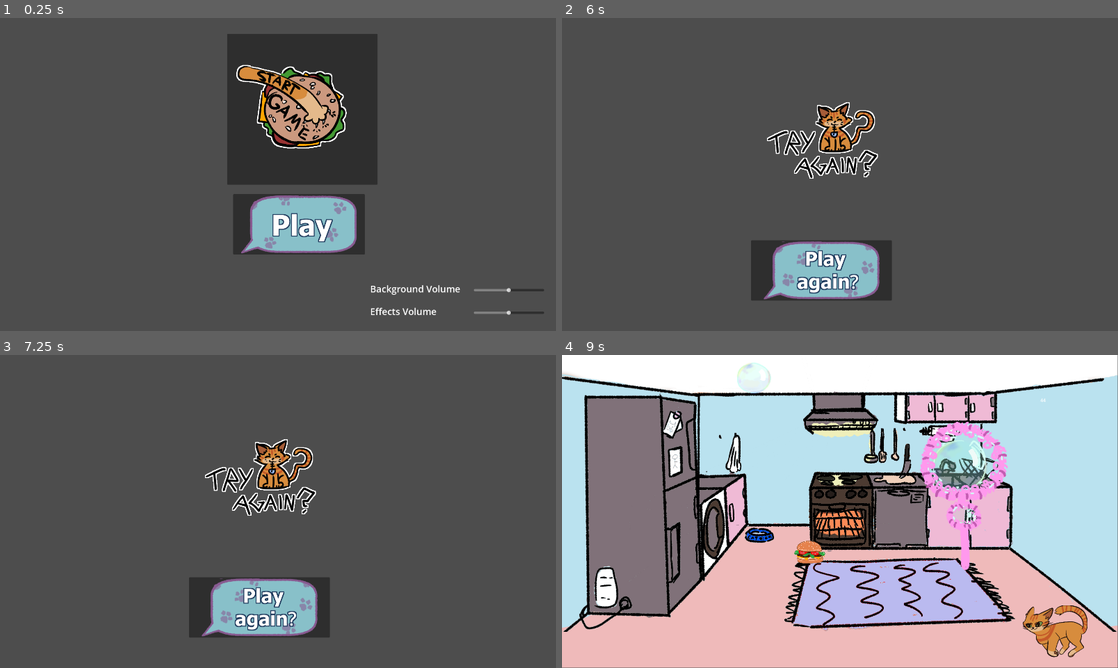
Above: before the commit, frames 1-4 (two rows, left to right).
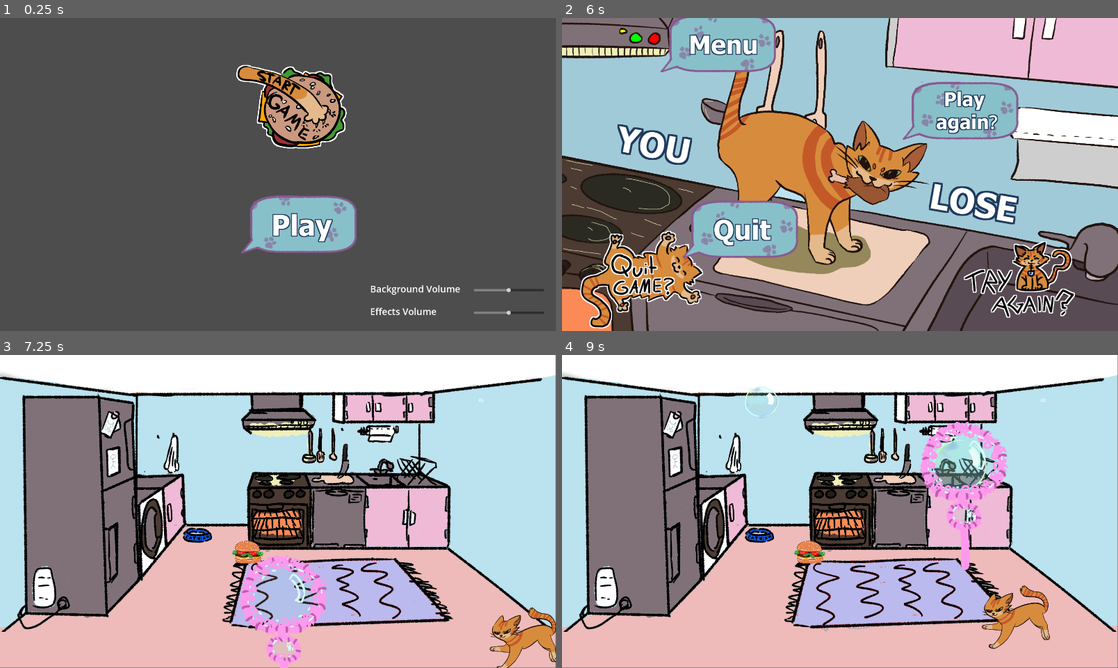
Above: after the commit, the same moments.

Repository: LuckyDiamond2/GGJ2025-Snack-attack-Bubble-Trouble
Game: Godot game, scene res://scenes/title_screen.tscn
Two runs of this game, one before a commit and one after it. Both use one fixed random seed, a clock stepped at 60 frames per second and the inputs below.
Inputs (mouse positions are in pixels of both pictures, inside the frame that each line leads up to):
- Up to frame 1 (0.25 s): no input
- Up to frame 2 (6 s): click (862, 224) at 0.5 s; move the mouse to (962, 158) at 1.27 s; click (962, 158) at 1.42 s; move the mouse to (728, 190) at 2.02 s; click (728, 190) at 2.17 s; move the mouse to (895, 105) at 2.77 s; click (895, 105) at 2.92 s; move the mouse to (812, 237) at 3.52 s; click (812, 237) at 3.67 s; move the mouse to (1006, 221) at 4.27 s; click (1006, 221) at 4.42 s; move the mouse to (673, 127) at 5.02 s; click (673, 127) at 5.17 s; move the mouse to (867, 174) at 5.77 s; click (867, 174) at 5.92 s
- Up to frame 3 (7.25 s): click (455, 621) at 6.52 s
- Up to frame 4 (9 s): click (823, 608) at 7.27 s; move the mouse to (756, 433) at 8.02 s; click (756, 433) at 8.17 s; move the mouse to (962, 495) at 8.77 s; click (962, 495) at 8.92 s

The runs differ from the first frame. In frame 1, 11% of the frame differs, in the area x 40-68%, y 5-76%; in frame 2, 94%; in frame 3, 99%, in the area x 0-100%, y 0-100%; in frame 4, 2.4%.

Commit message:
worked on the screen management, not finished

Diff:
--- a/scenes/loose_screen.tscn
+++ b/scenes/loose_screen.tscn
@@ -1,23 +1,68 @@
-[gd_scene load_steps=4 format=3 uid="uid://cke768xeg101o"]
+[gd_scene load_steps=8 format=3 uid="uid://cke768xeg101o"]
 
 [ext_resource type="Script" path="res://scripts/loose_screen.gd" id="1_u12cf"]
-[ext_resource type="Texture2D" uid="uid://dyed250xfmc8w" path="res://assets/other/T_PlayAgain.png" id="2_hskkp"]
-[ext_resource type="Texture2D" uid="uid://cgvj4bx2fhd8i" path="res://assets/other/T_TryAgainButton.png" id="3_gwijp"]
+[ext_resource type="Texture2D" uid="uid://dk111jiqq1lpt" path="res://assets/other/T_PlayAgain.png" id="2_hskkp"]
+[ext_resource type="Texture2D" uid="uid://qb0qg302xvex" path="res://assets/background/T_YouLose2.png" id="2_nw4xe"]
+[ext_resource type="Texture2D" uid="uid://nmde3rd338ky" path="res://assets/other/T_TryAgainButton.png" id="3_gwijp"]
+[ext_resource type="Texture2D" uid="uid://dgu03qlkn5luw" path="res://assets/other/T_QuitB.png" id="6_mw06b"]
+[ext_resource type="Texture2D" uid="uid://x5wtsfuclfoh" path="res://assets/other/T_MenuB.png" id="7_k0bav"]
+[ext_resource type="Texture2D" uid="uid://cxdo6hcaf56fh" path="res://assets/other/T_QuitButton.png" id="7_wli7m"]
 
 [node name="LooseScreen" type="Node"]
 script = ExtResource("1_u12cf")
 
-[node name="TTryAgainButton" type="Sprite2D" parent="."]
-position = Vector2(898, 441)
-texture = ExtResource("3_gwijp")
+[node name="background" type="TextureRect" parent="."]
+offset_right = 40.0
+offset_bottom = 40.0
 
-[node name="PlayAgainButton" type="Button" parent="."]
-offset_left = 653.0
-offset_top = 767.0
-offset_right = 1139.0
-offset_bottom = 975.0
+[node name="YouLooseScreen" type="Sprite2D" parent="background"]
+position = Vector2(960, 540)
+texture = ExtResource("2_nw4xe")
+
+[node name="TTryAgainButton" type="Button" parent="."]
+offset_left = 1318.0
+offset_top = 660.0
+offset_right = 1838.0
+offset_bottom = 1180.0
+icon = ExtResource("3_gwijp")
+flat = true
+
+[node name="QuitGameButton" type="Button" parent="."]
+offset_left = 27.0
+offset_top = 654.0
+offset_right = 547.0
+offset_bottom = 1174.0
+icon = ExtResource("7_wli7m")
+flat = true
+
+[node name="PlayAgainBubbleButton" type="Button" parent="."]
+offset_left = 1133.0
+offset_top = 216.0
+offset_right = 1619.0
+offset_bottom = 424.0
 theme_override_font_sizes/font_size = 100
 icon = ExtResource("2_hskkp")
+flat = true
 icon_alignment = 1
 
-[connection signal="pressed" from="PlayAgainButton" to="." method="_on_play_again_button_pressed"]
+[node name="QuitGameBubbleButton" type="Button" parent="."]
+offset_left = 411.0
+offset_top = 625.0
+offset_right = 819.0
+offset_bottom = 833.0
+icon = ExtResource("6_mw06b")
+flat = true
+
+[node name="MenuBubbleButton" type="Button" parent="."]
+offset_left = 335.0
+offset_top = -16.0
+offset_right = 743.0
+offset_bottom = 192.0
+icon = ExtResource("7_k0bav")
+flat = true
+
+[connection signal="pressed" from="TTryAgainButton" to="." method="_on_t_try_again_button_pressed"]
+[connection signal="pressed" from="QuitGameButton" to="." method="_on_quit_game_button_pressed"]
+[connection signal="pressed" from="PlayAgainBubbleButton" to="." method="_on_play_again_button_pressed"]
+[connection signal="pressed" from="QuitGameBubbleButton" to="." method="_on_quit_game_bubble_button_pressed"]
+[connection signal="pressed" from="MenuBubbleButton" to="." method="_on_menu_bubble_button_pressed"]
--- a/scenes/title_screen.tscn
+++ b/scenes/title_screen.tscn
@@ -20,6 +20,7 @@
 offset_bottom = 816.0
 theme_override_font_sizes/font_size = 80
 icon = ExtResource("2_2a4il")
+flat = true
 icon_alignment = 1
 
 [node name="Playbutton2" type="Button" parent="."]
@@ -29,6 +30,7 @@
 offset_bottom = 575.0
 theme_override_font_sizes/font_size = 80
 icon = ExtResource("3_gag6i")
+flat = true
 icon_alignment = 1
 
 [node name="BGMVolume" type="Node" parent="."]
--- a/scenes/win_screen.tscn
+++ b/scenes/win_screen.tscn
@@ -1,6 +1,11 @@
-[gd_scene load_steps=3 format=3 uid="uid://bkpufb658r63q"]
+[gd_scene load_steps=8 format=3 uid="uid://bkpufb658r63q"]
 
-[ext_resource type="Texture2D" uid="uid://dyed250xfmc8w" path="res://assets/other/T_PlayAgain.png" id="1_747ey"]
+[ext_resource type="Texture2D" uid="uid://dk111jiqq1lpt" path="res://assets/other/T_PlayAgain.png" id="1_747ey"]
+[ext_resource type="Texture2D" uid="uid://dkys4iw0b6kma" path="res://assets/background/T_YouWinFin.png" id="1_xg6rx"]
+[ext_resource type="Texture2D" uid="uid://nmde3rd338ky" path="res://assets/other/T_TryAgainButton.png" id="2_oa8ve"]
+[ext_resource type="Texture2D" uid="uid://cxdo6hcaf56fh" path="res://assets/other/T_QuitButton.png" id="3_rr4mo"]
+[ext_resource type="Texture2D" uid="uid://dgu03qlkn5luw" path="res://assets/other/T_QuitB.png" id="5_o2l1n"]
+[ext_resource type="Texture2D" uid="uid://x5wtsfuclfoh" path="res://assets/other/T_MenuB.png" id="6_v41x5"]
 
 [sub_resource type="GDScript" id="GDScript_lqnby"]
 script/source = "extends Node
@@ -16,22 +21,95 @@
 	pass
 
 
+# play again button
 func _on_play_again_button_pressed() -> void:
+	playAgain()
+
+# try again button
+func _on_t_try_again_button_pressed() -> void:
+	playAgain()
+
+func playAgain() -> void:
 	get_tree().change_scene_to_file(\"res://scenes/game_screen.tscn\")
-	print(\"pressed 'Play Again'\")
+	print(\"pressed 'Play Again' from win screen\")
+
+
+# quit game button
+func _on_quit_game_button_pressed() -> void:
+	quitGame()
+
+func _on_quit_game_bubble_button_pressed() -> void:
+	quitGame()
+
+func quitGame() -> void:
+	print(\"quit game from win screen\")
+	get_tree().quit()
+
+
+func _on_menu_bubble_button_pressed() -> void:
+	toMenu()
+
+func toMenu() -> void:
+	get_tree().change_scene_to_file(\"res://scenes/title_screen.tscn\")
+	print(\"pressed 'Menu' from win screen\")
 "
 
 [node name="WinScreen" type="Node"]
 script = SubResource("GDScript_lqnby")
 
+[node name="background" type="TextureRect" parent="."]
+offset_right = 40.0
+offset_bottom = 40.0
+
+[node name="Sprite2D" type="Sprite2D" parent="background"]
+position = Vector2(960, 540)
+texture = ExtResource("1_xg6rx")
+
 [node name="PlayAgainButton" type="Button" parent="."]
-offset_left = 653.0
-offset_top = 767.0
-offset_right = 1139.0
-offset_bottom = 975.0
+offset_left = 1238.0
+offset_top = 151.0
+offset_right = 1724.0
+offset_bottom = 359.0
 theme_override_font_sizes/font_size = 100
 text = "  "
 icon = ExtResource("1_747ey")
+flat = true
 icon_alignment = 1
 
+[node name="TTryAgainButton" type="Button" parent="."]
+offset_left = 1318.0
+offset_top = 660.0
+offset_right = 1838.0
+offset_bottom = 1180.0
+icon = ExtResource("2_oa8ve")
+flat = true
+
+[node name="QuitGameButton" type="Button" parent="."]
+offset_left = 27.0
+offset_top = 654.0
+offset_right = 547.0
+offset_bottom = 1174.0
+icon = ExtResource("3_rr4mo")
+flat = true
+
+[node name="QuitGameBubbleButton" type="Button" parent="."]
+offset_left = 411.0
+offset_top = 625.0
+offset_right = 819.0
+offset_bottom = 833.0
+icon = ExtResource("5_o2l1n")
+flat = true
+
+[node name="MenuBubbleButton" type="Button" parent="."]
+offset_left = 335.0
+offset_top = -16.0
+offset_right = 743.0
+offset_bottom = 192.0
+icon = ExtResource("6_v41x5")
+flat = true
+
 [connection signal="pressed" from="PlayAgainButton" to="." method="_on_play_again_button_pressed"]
+[connection signal="pressed" from="TTryAgainButton" to="." method="_on_t_try_again_button_pressed"]
+[connection signal="pressed" from="QuitGameButton" to="." method="_on_quit_game_button_pressed"]
+[connection signal="pressed" from="QuitGameBubbleButton" to="." method="_on_quit_game_bubble_button_pressed"]
+[connection signal="pressed" from="MenuBubbleButton" to="." method="_on_menu_bubble_button_pressed"]
--- a/scripts/loose_screen.gd
+++ b/scripts/loose_screen.gd
@@ -10,6 +10,36 @@
 func _process(delta: float) -> void:
 	pass
 
+# speech bubble button
 func _on_play_again_button_pressed() -> void:
+	playAgain()
+
+# try again buton
+func _on_t_try_again_button_pressed() -> void:
+	playAgain()
+
+func playAgain() -> void:
 	get_tree().change_scene_to_file("res://scenes/game_screen.tscn")
 	print("pressed 'Play Again' from loose screen")
+
+
+# quit game button
+func _on_quit_game_button_pressed() -> void:
+	quitGame()
+
+# quit game bubble button
+func _on_quit_game_bubble_button_pressed() -> void:
+	quitGame()
+
+func quitGame() -> void:
+	print("quit game from loose screen")
+	get_tree().quit()
+
+
+# menu bubble button
+func _on_menu_bubble_button_pressed() -> void:
+	toMenu()
+
+func toMenu() -> void:
+	get_tree().change_scene_to_file("res://scenes/title_screen.tscn")
+	print("pressed 'Menu' from loose screen")
Binary file added: assets/background/T_YouLose2.png
Binary file added: assets/background/T_YouWinFin.png
Binary file added: assets/other/T_MenuB.png
Binary file added: assets/other/T_QuitB.png
Binary file added: assets/other/T_QuitButton.png
Binary file removed: assets/other/Temp_Playbutton.png
Not shown: 1 places in scenes/game_screen.tscn that only renumber resources
Not shown: 1 places in scenes/title_screen.tscn that only renumber resources
